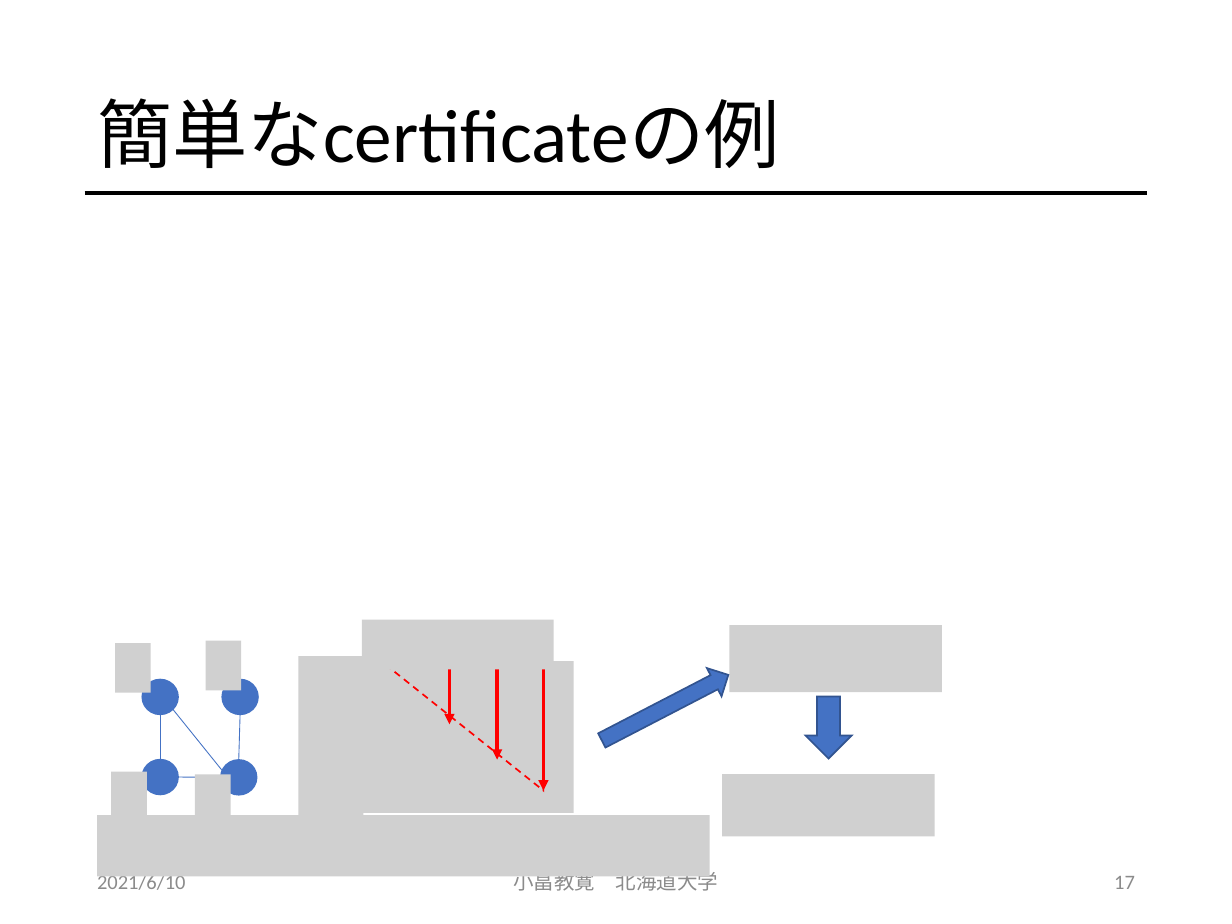
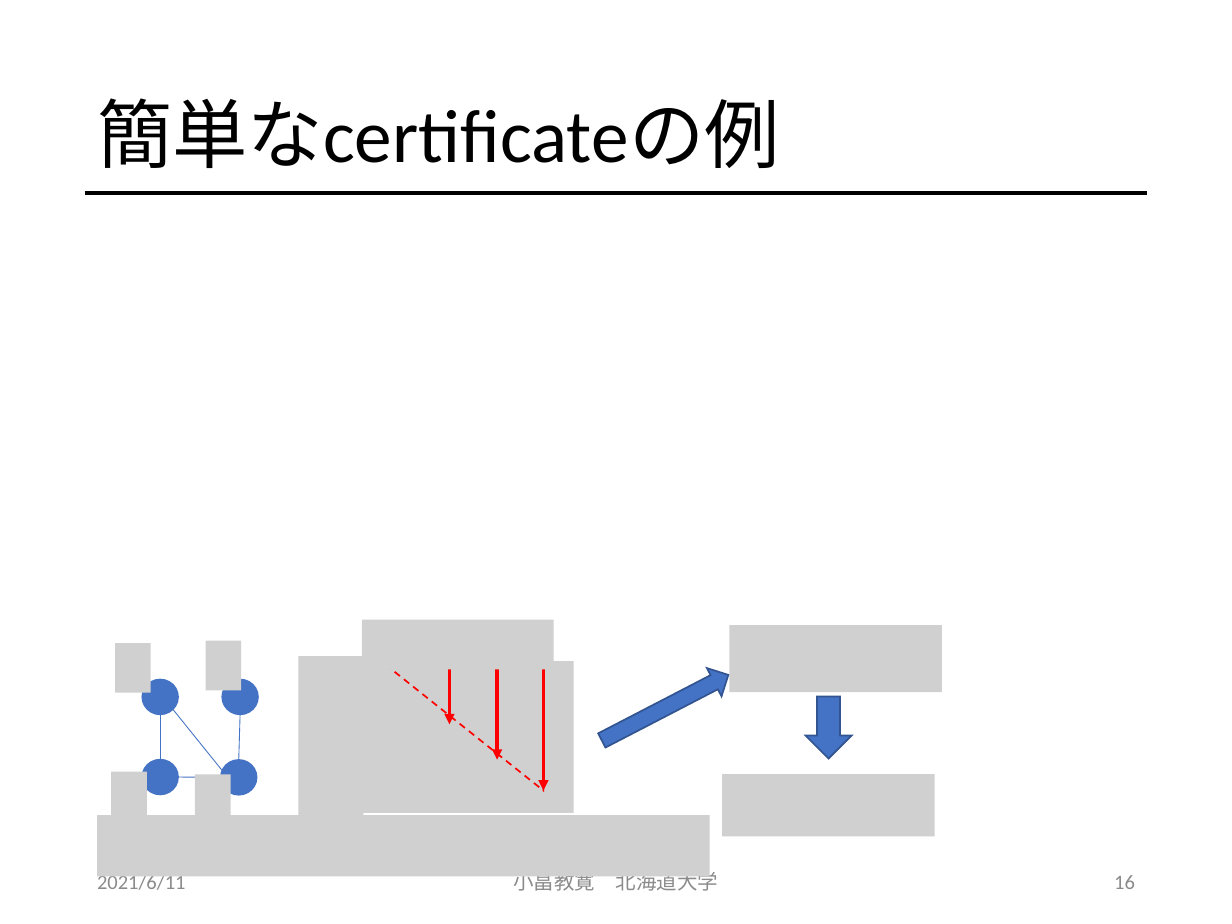
Before and after one commit to obatakyoukan/isomorphism, a slide deck: slide 16 of Isomorphism.pptx (slide 17 before the commit). Drawn at 1232x924 pixels with LibreOffice and Linux fonts; fonts in the diff are those of the drawing; grey boxes stand for pictures. Boxes give left, top, right and bottom in pixels: in the first picture for what was removed or moved away, otherwise in the second. Text is boxed around its words. In the diff, an @@ line names an element or a change of style, - is before the commit and + after.

```diff
--- a/Isomorphism.pptx
+++ b/Isomorphism.pptx
@@ text at box(97, 872, 186, 890): text changed @@
-2021/6/10
+2021/6/11
@@ page number at box(1114, 875, 1135, 889): text changed @@
-17
+16
```
Also in this commit, not shown: 36 other slides changed, 1 slide removed.
